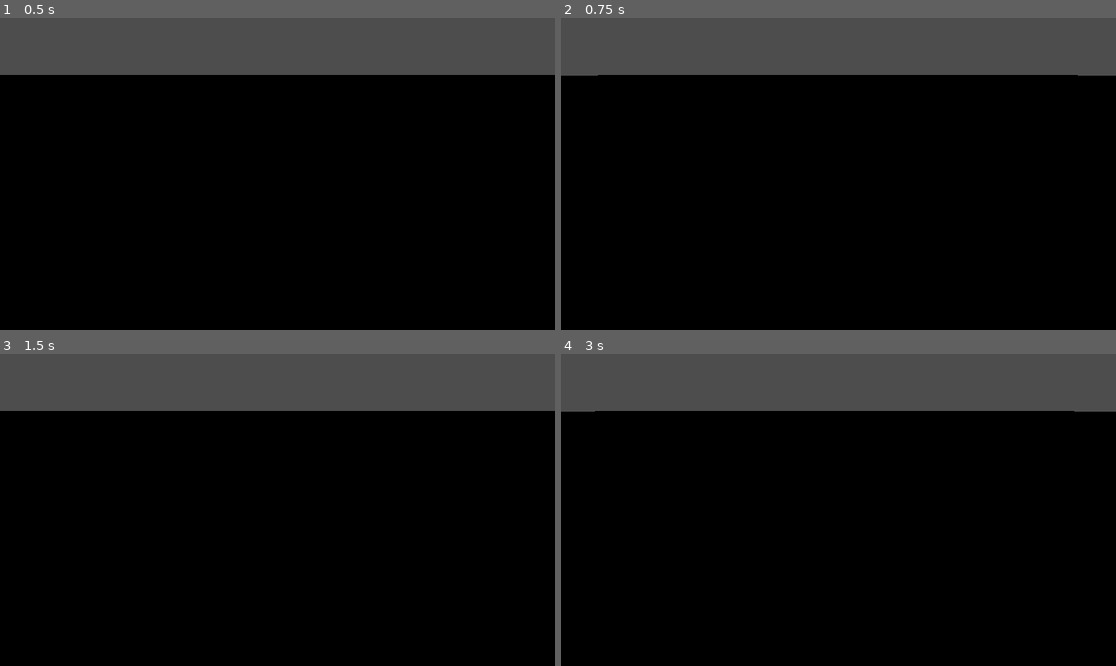
Above: before the commit, frames 1-4 (two rows, left to right).
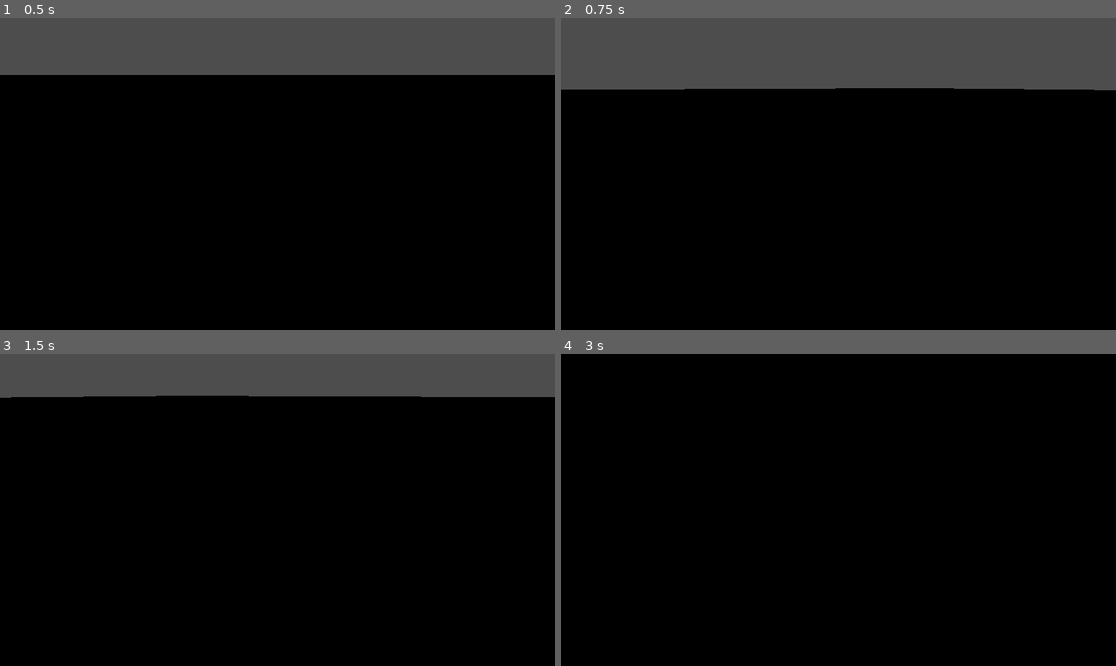
Above: after the commit, the same moments.

Repository: Okularnik2001PL/123-Start-projektu
Game: Godot game, scene res://testy giery v1.tscn
Same seed, same stepped clock (60 frames per second), same inputs: the game is played once before the commit and once after it.
Inputs (mouse positions are in pixels of both pictures, inside the frame that each line leads up to):
- Up to frame 1 (0.5 s): no input
- Up to frame 2 (0.75 s): tap Enter (ui_accept) at 0.5 s; move the mouse to (960, 158) at 0.52 s; hold D (ui_right) from 0.53 s (still down)
- Up to frame 3 (1.5 s): tap Enter (ui_accept) at 0.77, 1.25 s; move the mouse to (166, 525) at 1.27 s; release D (ui_right) at 1.28 s; hold S (ui_down) from 1.28 s (still down)
- Up to frame 4 (3 s): tap Enter (ui_accept) at 1.52, 2, 2.75 s; move the mouse to (894, 441) at 2.02 s; release S (ui_down) at 2.03 s; hold D (ui_right) 2.03-2.78 s; move the mouse to (810, 572) at 2.77 s; hold W (ui_up) from 2.78 s (still down)

Frame 1 is identical in both runs. In frame 2, 4.5% of the frame differs, in the area x 0-100%, y 18-24%; in frame 3, 4.6%; in frame 4, 18%, in the area x 0-100%, y 0-19%.

Commit message:
123-Start-projektu

Diff:
--- a/Klocekv1.tscn
+++ b/Klocekv1.tscn
@@ -9,6 +9,8 @@
 material = SubResource("StandardMaterial3D_w6n4t")
 
 [node name="Node3D" type="RigidBody3D"]
+collision_layer = 3
+collision_mask = 3
 
 [node name="CollisionShape3D" type="CollisionShape3D" parent="."]
 shape = SubResource("BoxShape3D_d7376")
--- a/gracz1.gd
+++ b/gracz1.gd
@@ -1,14 +1,27 @@
 extends CharacterBody3D
-
-
+var camera=1
+var prędkośc_obrotu=0.1
 const SPEED = 5.0
 const JUMP_VELOCITY = 4.5
 
 # Get the gravity from the project settings to be synced with RigidBody nodes.
 var gravity = ProjectSettings.get_setting("physics/3d/default_gravity")
-
+func _input(event):
+	if event is InputEventMouseMotion:
+		rotate_y(deg_to_rad(-event.relative.x*prędkośc_obrotu))
+		get_node("Camera3D2").rotate_x(deg_to_rad(-event.relative.y*prędkośc_obrotu))
 
 func _physics_process(delta):
+	#print(str($Camera3D2/RayCast3D.get_collider()))
+	if Input.is_action_just_pressed("zmiana_kamery"):
+		camera=-camera
+		match camera:
+			-1:
+				$Camera3D2/Camera3D.current=true
+				$Camera3D2.current=false
+			1:
+				$Camera3D2/Camera3D.current=false
+				$Camera3D2.current=true
 	# Add the gravity.
 	if not is_on_floor():
 		velocity.y -= gravity * delta
--- a/gracz1.tscn
+++ b/gracz1.tscn
@@ -20,5 +20,15 @@
 mesh = SubResource("CapsuleMesh_jmmo2")
 skeleton = NodePath("../..")
 
-[node name="Camera3D" type="Camera3D" parent="."]
-transform = Transform3D(1, 0, 0, 0, 0.894755, 0.446557, 0, -0.446557, 0.894755, 0, 2.90393, 2.57588)
+[node name="Camera3D2" type="Camera3D" parent="."]
+transform = Transform3D(1, 0, 0, 0, 1, 0, 0, 0, 1, 0, 0.5, -0.4)
+
+[node name="RayCast3D" type="RayCast3D" parent="Camera3D2"]
+transform = Transform3D(1, 0, 0, 0, 1, 0, 0, 0, 1, 0, 0, 0.5)
+target_position = Vector3(0, 0, -10)
+collision_mask = 2
+debug_shape_custom_color = Color(0, 0.705882, 0, 1)
+
+[node name="Camera3D" type="Camera3D" parent="Camera3D2"]
+transform = Transform3D(1, 0, 0, 0, 0.894755, 0.446557, 0, -0.446557, 0.894755, 0, 2.40393, 2.97588)
+current = true
--- a/project.godot
+++ b/project.godot
@@ -45,3 +45,8 @@
 , Object(InputEventJoypadMotion,"resource_local_to_scene":false,"resource_name":"","device":0,"axis":1,"axis_value":1.0,"script":null)
 ]
 }
+zmiana_kamery={
+"deadzone": 0.5,
+"events": [Object(InputEventMouseButton,"resource_local_to_scene":false,"resource_name":"","device":-1,"window_id":0,"alt_pressed":false,"shift_pressed":false,"ctrl_pressed":false,"meta_pressed":false,"button_mask":128,"position":Vector2(242, 2),"global_position":Vector2(245, 34),"factor":1.0,"button_index":8,"canceled":false,"pressed":true,"double_click":false,"script":null)
+]
+}
--- a/testy giery v1.tscn
+++ b/testy giery v1.tscn
@@ -1,7 +1,6 @@
-[gd_scene load_steps=7 format=3 uid="uid://b1noxc83mbm6u"]
+[gd_scene load_steps=6 format=3 uid="uid://b1noxc83mbm6u"]
 
 [ext_resource type="PackedScene" uid="uid://comch7r33c56q" path="res://gracz1.tscn" id="1_exnj1"]
-[ext_resource type="Script" path="res://gracz1.gd" id="2_c20jg"]
 [ext_resource type="PackedScene" uid="uid://bk8sef6d5s47p" path="res://Klocekv1.tscn" id="3_hm0ck"]
 
 [sub_resource type="StandardMaterial3D" id="StandardMaterial3D_tk65y"]
@@ -16,6 +15,8 @@
 size = Vector3(1000, 1, 1000)
 
 [node name="Node3D" type="StaticBody3D"]
+collision_layer = 3
+collision_mask = 3
 
 [node name="MeshInstance3D" type="MeshInstance3D" parent="."]
 mesh = SubResource("PlaneMesh_y8noj")
@@ -25,7 +26,9 @@
 
 [node name="Node3D" parent="." instance=ExtResource("1_exnj1")]
 transform = Transform3D(1, 0, 0, 0, 1, 0, 0, 0, 1, 0.654297, 2.02513, 1.79388)
-script = ExtResource("2_c20jg")
 
 [node name="Node3D2" parent="." instance=ExtResource("3_hm0ck")]
 transform = Transform3D(1, 0, 0, 0, 1, 0, 0, 0, 1, -0.298057, 0.5, -7.70138)
+
+[node name="Node3D3" parent="." instance=ExtResource("3_hm0ck")]
+transform = Transform3D(1, 0, 0, 0, 1, 0, 0, 0, 1, -0.175239, 2.40335, -7.55233)
